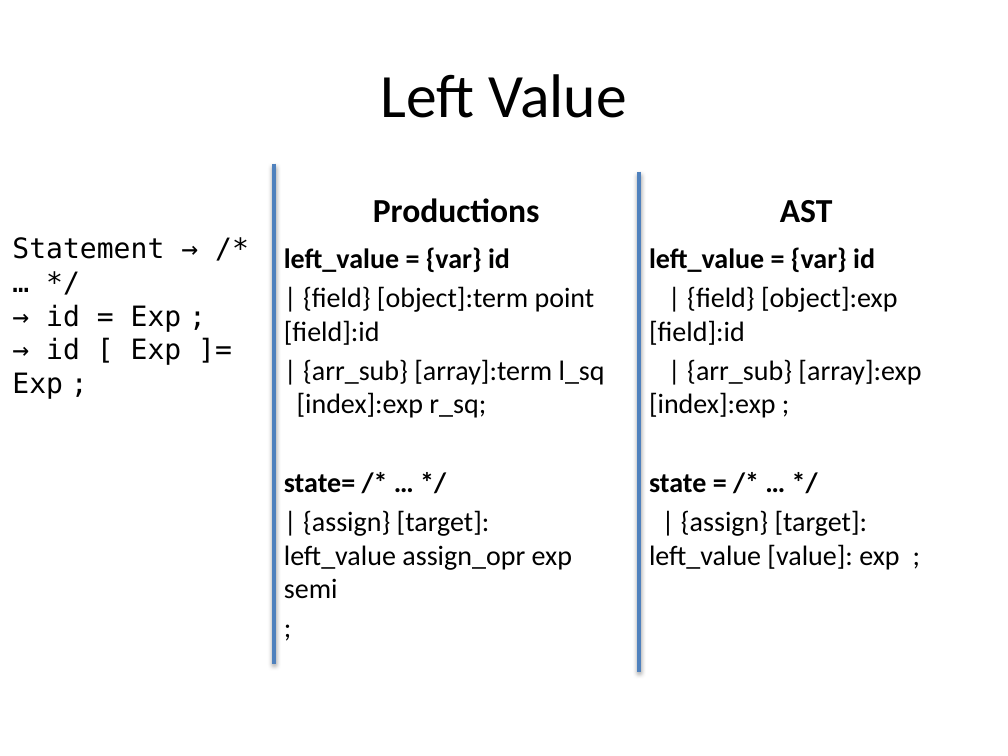
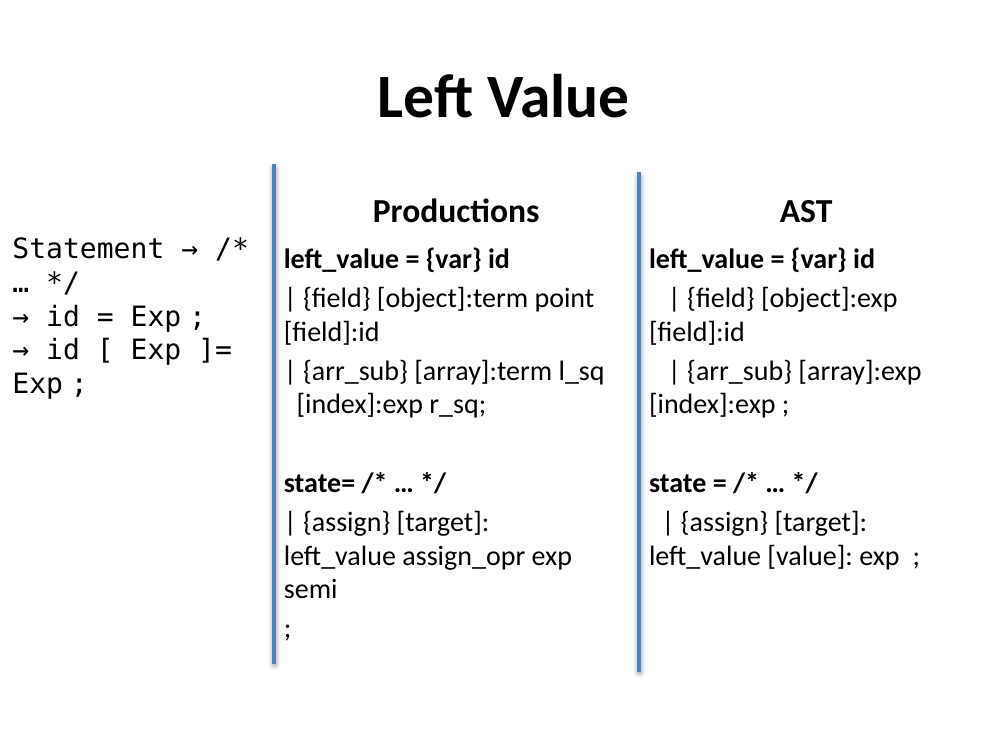
Before and after one commit to farseerfc/sjtuxyz, a slide deck: slide 3 of documents/XYZ Gramma.pptx. Drawn at 1008x756 pixels with LibreOffice and Linux fonts; fonts in the diff are those of the drawing. Boxes give left, top, right and bottom in pixels: in the first picture for what was removed or moved away, otherwise in the second. Text is boxed around its words. In the diff, an @@ line names an element or a change of style, - is before the commit and + after.

```diff
--- a/documents/XYZ Gramma.pptx
+++ b/documents/XYZ Gramma.pptx
@@ title "Left Value" at (x1=378, y1=73, x2=630, y2=118): bold on @@
```
Also in this commit, not shown: 4 other slides changed, 2 slides added, 1 other file.
